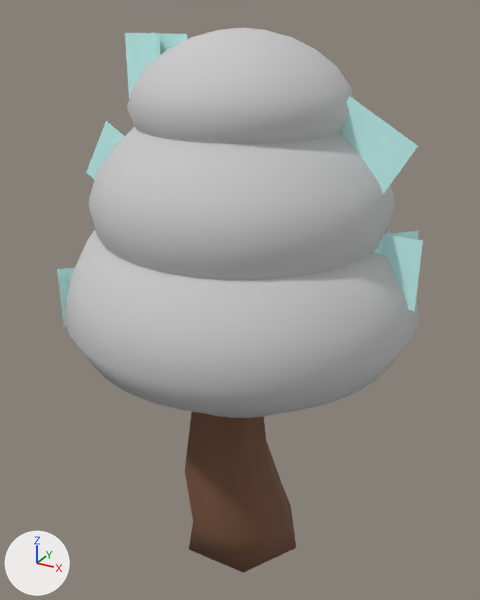
An edit to the FBX model Ragdoll Prac/Assets/Environment/Models/tree.fbx, drawn before and after from the same camera.
The view is the same before and after, from a camera (50 mm lens) standing at (1.17, -2.14, 2.23) and looking at (-0.03, 0.03, 1.15). The lights are fixed; the arrows at lower left show +X, +Y and +Z. Where no turn or scale is listed for an object, it has been applied to the vertices.
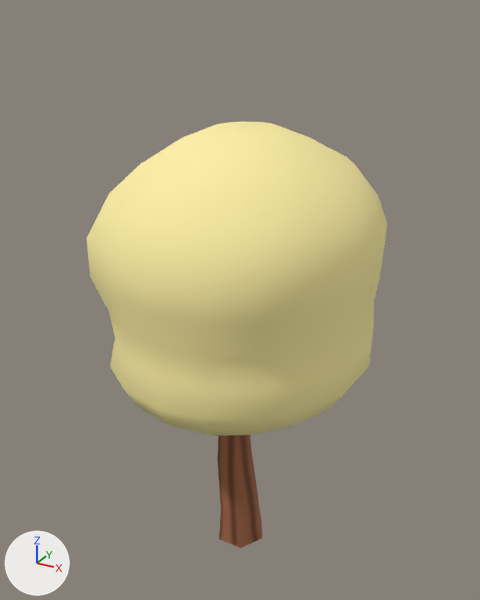
Diff of the bpy script that builds the scene:
```diff
--- a/Ragdoll Prac/Assets/Environment/Models/tree.fbx.py
+++ b/Ragdoll Prac/Assets/Environment/Models/tree.fbx.py
@@ img_tree_bmp @@
+img_tree_bmp = load_image('tree.bmp', '_unpacked/tree.bmp', 1024, 1024, 'sRGB')
@@ mat_10___default @@
+mat_10___default = principled_material('10 - Default')
+mat_10___default.texture = img_tree_bmp
+mat_10___default.roughness = 0.859
@@ mat_08___default @@
+mat_08___default = principled_material('08 - Default')
+mat_08___default.base_color = (1.0, 0.875, 0.376)  # beige #fff0a5
+mat_08___default.roughness = 0.859
@@ me_mesh @@
 # used by ob_cylinder001; location = (-0.018, -0.014, 0.766)
-me_mesh.from_pydata(...)  # 74 vertices, 72 faces; spans x -0.47..0.52, y -0.44..0.39, z -0.77..0.77
-me_mesh.materials.append(mat_02___default)  # brown #77513b
+me_mesh.from_pydata(...)  # 80 vertices, 76 faces; spans x -0.18..0.13, y -0.18..0.16, z -0.77..0.77
+# me_mesh part 1: the whole mesh is rebuilt
+me_mesh.materials.append(mat_10___default)  # picture img_tree_bmp
@@ me_mesh_1 @@
+me_mesh_1.from_pydata(...)  # 216 vertices, 428 faces; spans x -0.559..0.527, y -0.584..0.603, z -0.035..1.077
+me_mesh_1.materials.append(mat_08___default)  # beige #fff0a5
@@ ob_object006 @@
-ob_object006 = bpy.data.objects.new('Object006', me_mesh_007)
-ob_object006.location = (0.453, 0.0, 1.789)
@@ ob_object010 @@
-ob_object010 = bpy.data.objects.new('Object010', me_mesh_005)
-ob_object010.location = (-0.568, -0.162, 1.13)
@@ ob_object004 @@
-ob_object004 = bpy.data.objects.new('Object004', me_mesh_004)
-ob_object004.location = (0.548, 0.0, 1.395)
@@ ob_object008 @@
-ob_object008 = bpy.data.objects.new('Object008', me_mesh_009)
-ob_object008.location = (-0.359, 0.0, 2.018)
@@ ob_object005 @@
-ob_object005 = bpy.data.objects.new('Object005', me_mesh_006)
-ob_object005.location = (-0.032, -0.089, 1.574)
@@ ob_object007 @@
-ob_object007 = bpy.data.objects.new('Object007', me_mesh_008)
-ob_object007.location = (-0.359, 0.0, 2.018)
@@ ob_object001 @@
-ob_object001 = bpy.data.objects.new('Object001', me_mesh_001)
-ob_object001.location = (0.0, 0.0, 1.963)
@@ ob_cylinder001 @@
 ob_cylinder001 = bpy.data.objects.new('Cylinder001', me_mesh)
-ob_cylinder001.location = (-0.018, -0.014, 0.766)
+ob_cylinder001.location = (-0.002, -0.024, 0.766)
@@ ob_object003 @@
-ob_object003 = bpy.data.objects.new('Object003', me_mesh_003)
-ob_object003.location = (0.0, 0.0, 1.217)
@@ ob_object009 @@
-ob_object009 = bpy.data.objects.new('Object009', me_mesh_010)
-ob_object009.location = (-0.566, 0.0, 1.636)
@@ ob_object002 @@
-ob_object002 = bpy.data.objects.new('Object002', me_mesh_002)
-ob_object002.location = (0.0, 0.0, 1.661)
@@ ob_cylinder002 @@
+ob_cylinder002 = bpy.data.objects.new('Cylinder002', me_mesh_1)
+ob_cylinder002.location = (0.016, -0.01, 0.766)
```

Where the change shows, as pixel boxes [x1, y1, x2, y2] in the pictures (480 x 600 px):
'Cylinder002', added (beige)
    after: [87, 122, 387, 436]
'Object003', deleted
    before: [64, 230, 419, 418]
'Object002', deleted
    before: [89, 126, 395, 279]
'Object001', deleted
    before: [127, 28, 354, 144]
'Cylinder001', reshaped, moved
    before: [185, 412, 296, 573]
    after: [217, 435, 262, 548]
'Object006', deleted (cyan)
    before: [342, 96, 418, 194]
'Object004', deleted (cyan)
    before: [381, 234, 423, 311]
'Object007', deleted (cyan)
    before: [125, 33, 187, 98]
'Object009', deleted (cyan)
    before: [86, 121, 125, 180]
'Object010', deleted (cyan)
    before: [57, 268, 74, 326]
'Object005', deleted
    before: [373, 231, 419, 254]
'Object008', deleted
    before: [151, 32, 160, 58]
